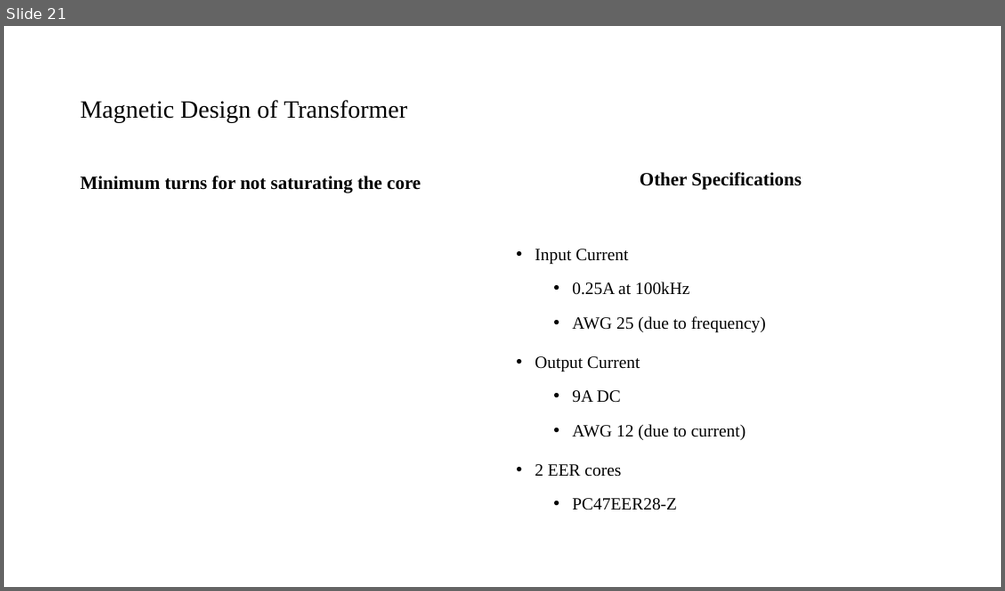
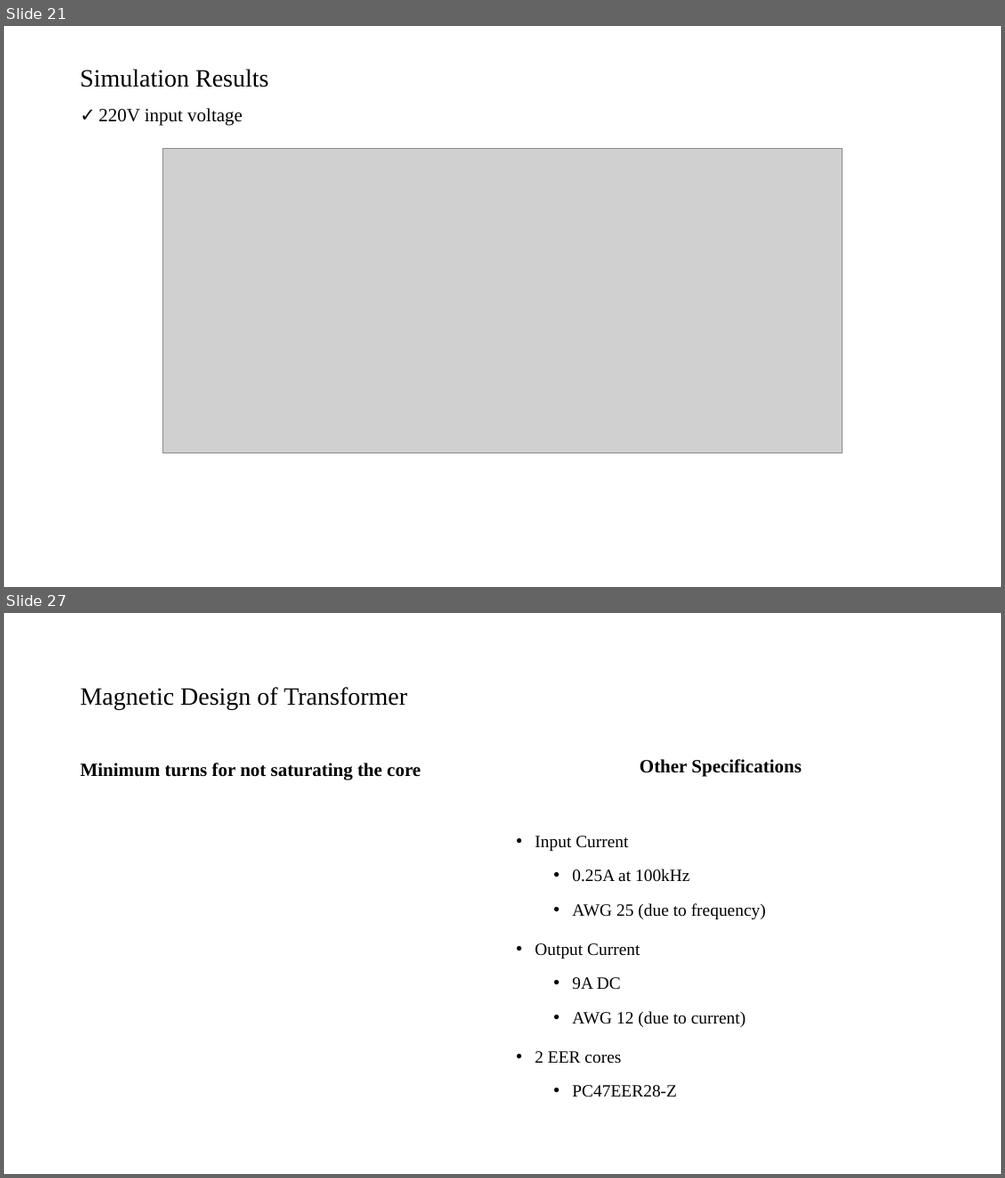
Before and after one commit to mustafayildz/EE464-Term-Project-, a slide deck: EE464_Proje_Sunu.pptx. Shown one above the other, each under a label of ours: slide 21 before the commit, slides 21 and 27 after it; the slides between them are not shown. The pictures are 1005x591 and 1005x1178 pixels, drawn with LibreOffice and Linux fonts; fonts in the diff are those of the drawing; grey boxes stand for pictures. Boxes give left, top, right and bottom in pixels: in the first picture for what was removed or moved away, otherwise in the second. Text is boxed around its words. In the diff, an @@ line names an element or a change of style, - is before the commit and + after.

```diff
--- a/EE464_Proje_Sunu.pptx
+++ b/EE464_Proje_Sunu.pptx
@@ slide 21 added at box(4, 26, 1001, 587), background #FFFFFF @@
@@ title added at box(80, 69, 268, 87), 24 pt, text #000000 @@
+Simulation Results
@@ text added at box(98, 108, 243, 126), 18 pt, text #000000 @@
+✓ 220V input voltage
@@ picture added at box(163, 149, 841, 453) @@
@@ what was slide 21 is now slide 27 @@
```
Also in this commit, not shown: 5 other slides added.
